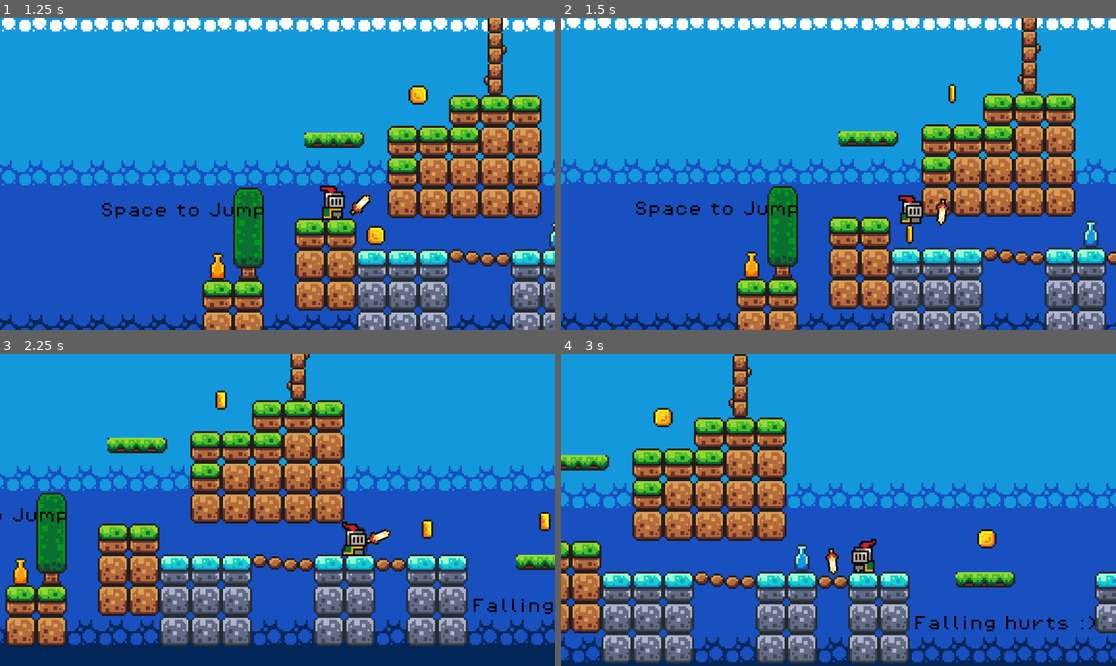
Above: before the commit, frames 1-4 (two rows, left to right).
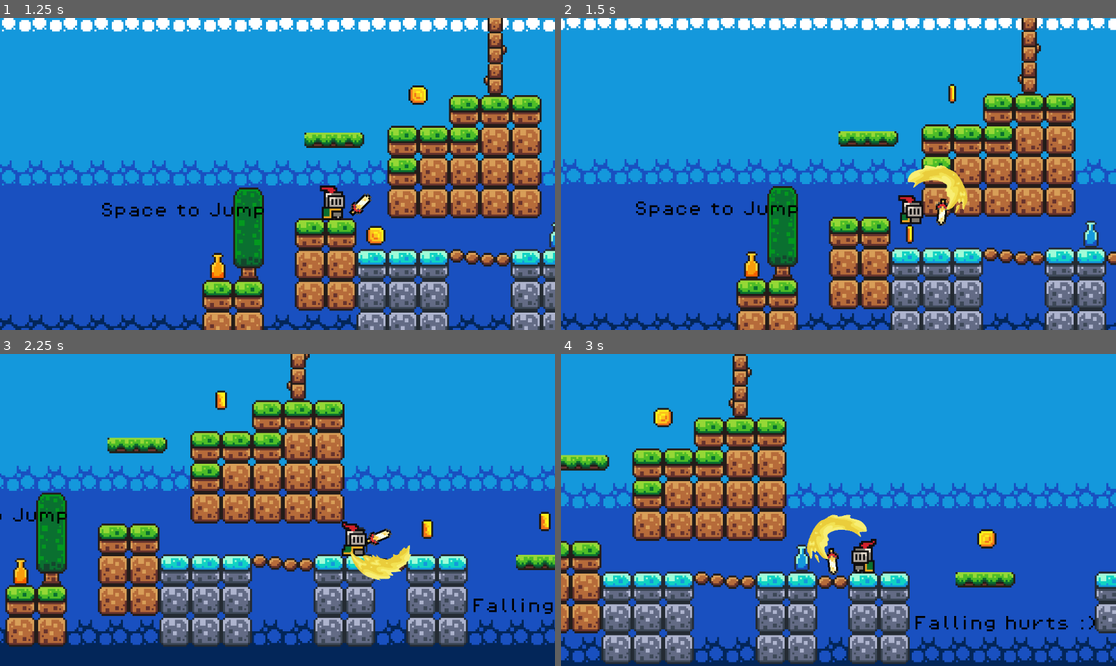
Above: after the commit, the same moments.

Repository: Tobyjcode/BrokeKnightGame
Game: Godot game, scene res://scenes/main_menu.tscn
Two runs of this game, one before a commit and one after it. Both use one fixed random seed, a clock stepped at 60 frames per second and the inputs below.
Inputs:
- Up to frame 1 (1.25 s): click "Start Game" at 0.5 s
- Up to frame 2 (1.5 s): tap Enter (ui_accept) at 1.25 s; hold Right (move_right) from 1.28 s (still down); hold E (attack) from 1.28 s (still down)
- Up to frame 3 (2.25 s): keep holding Right (move_right); tap Space (jump) at 1.52 s; release E (attack) at 2.03 s; tap E (attack) at 2.1 s
- Up to frame 4 (3 s): tap Space (jump) at 2.27 s; release Right (move_right) at 2.78 s; hold Left (move_left) from 2.78 s (still down); hold E (attack) from 2.78 s (still down); tap Shift (shift) at 2.85 s

Frame 1 is identical in both runs. In frame 2, 0.7% of the frame differs, in the area x 62-74%, y 47-63%; in frame 3, 0.6%; in frame 4, 0.7%, in the area x 44-56%, y 51-68%.

Commit message:
- Added a slash sprite to the weapon for visual feedback during attacks. - Did so when you use the weapon slash effect sprite gets shown

Diff:
--- a/weapon.gd
+++ b/weapon.gd
@@ -2,6 +2,7 @@
 
 @onready var sprite = $Sprite2D
 @onready var animation_player = $AnimationPlayer
+@onready var slash_sprite = $SlashSprite
 
 var is_attacking = false
 var attack_cooldown = 0.2
@@ -10,12 +11,15 @@
 func _ready():
 	# Initialize at reset position
 	animation_player.play("RESET")
+	# Hide slash sprite initially
+	if slash_sprite:
+		slash_sprite.hide()
 
 func _process(_delta):
 	if Input.is_action_just_pressed("attack"):
 		attack()
 
-	# Update weapon direction based on player direction
+	# Update weapon and slash effect direction based on player direction
 	var parent = get_parent()
 	if parent and parent.has_method("is_player"):
 		if parent.animated_sprite.flip_h:
@@ -25,16 +29,33 @@
 			scale.x = 1   # Normal scale when player faces right
 			position.x = 8  # Hold on right side
 
+	# Update slash effect position during attack
+	if is_attacking and slash_sprite:
+		slash_sprite.rotation = sprite.rotation
+
 func attack():
 	if can_attack and not is_attacking:
 		is_attacking = true
 		can_attack = false
 
-		# Play the attack animation
+		# Show and start slash effect
+		if slash_sprite:
+			slash_sprite.show()
+			slash_sprite.play("slash")
+			# Make slash follow sword rotation
+			slash_sprite.rotation = sprite.rotation
+
+		# Play the weapon attack animation
 		animation_player.stop()
 		animation_player.play("attack")
 
+		# Wait for animation to finish
 		await animation_player.animation_finished
+
+		# Hide slash effect
+		if slash_sprite:
+			slash_sprite.hide()
+
 		is_attacking = false
 		await get_tree().create_timer(attack_cooldown).timeout
 		can_attack = true
--- a/weapon.tscn
+++ b/weapon.tscn
@@ -1,7 +1,17 @@
-[gd_scene load_steps=6 format=3 uid="uid://km4ydhittnex"]
+[gd_scene load_steps=17 format=3 uid="uid://km4ydhittnex"]
 
 [ext_resource type="Script" uid="uid://dskbueqxpgqww" path="res://weapon.gd" id="1_0t63x"]
 [ext_resource type="Texture2D" uid="uid://boflcqwqv5ybr" path="res://toby_platformer_assets/medieval-fantasy-1/medieval-fantasy-1/items/weapon/3.png" id="1_o2wld"]
+[ext_resource type="Texture2D" uid="uid://yvvx5xuq5rmg" path="res://toby_platformer_assets/PNG/3/1.png" id="3_j5syt"]
+[ext_resource type="Texture2D" uid="uid://cmckchthp2w3m" path="res://toby_platformer_assets/PNG/3/2.png" id="4_ff8w7"]
+[ext_resource type="Texture2D" uid="uid://blkdj8a4qmf3n" path="res://toby_platformer_assets/PNG/3/3.png" id="5_khggt"]
+[ext_resource type="Texture2D" uid="uid://bcwp8xci5ni1q" path="res://toby_platformer_assets/PNG/3/4.png" id="6_7e2dh"]
+[ext_resource type="Texture2D" uid="uid://dhk7wfuh78jbq" path="res://toby_platformer_assets/PNG/3/5.png" id="7_5yrxi"]
+[ext_resource type="Texture2D" uid="uid://dshosjruphpsh" path="res://toby_platformer_assets/PNG/3/6.png" id="8_ysmu5"]
+[ext_resource type="Texture2D" uid="uid://bxrbow0t88q6d" path="res://toby_platformer_assets/PNG/3/7.png" id="9_da8hw"]
+[ext_resource type="Texture2D" uid="uid://vohvtoxsyets" path="res://toby_platformer_assets/PNG/3/8.png" id="10_w1fqq"]
+[ext_resource type="Texture2D" uid="uid://c1npcel4s7w52" path="res://toby_platformer_assets/PNG/3/9.png" id="11_ui2p7"]
+[ext_resource type="Texture2D" uid="uid://bkqxtryt4dl1e" path="res://toby_platformer_assets/PNG/3/10.png" id="12_l6bnc"]
 
 [sub_resource type="Animation" id="Animation_reset"]
 length = 0.001
@@ -64,6 +74,44 @@
 &"attack": SubResource("Animation_attack")
 }
 
+[sub_resource type="SpriteFrames" id="SpriteFrames_yl3nb"]
+animations = [{
+"frames": [{
+"duration": 1.0,
+"texture": ExtResource("3_j5syt")
+}, {
+"duration": 1.0,
+"texture": ExtResource("4_ff8w7")
+}, {
+"duration": 1.0,
+"texture": ExtResource("5_khggt")
+}, {
+"duration": 1.0,
+"texture": ExtResource("6_7e2dh")
+}, {
+"duration": 1.0,
+"texture": ExtResource("7_5yrxi")
+}, {
+"duration": 1.0,
+"texture": ExtResource("8_ysmu5")
+}, {
+"duration": 1.0,
+"texture": ExtResource("9_da8hw")
+}, {
+"duration": 1.0,
+"texture": ExtResource("10_w1fqq")
+}, {
+"duration": 1.0,
+"texture": ExtResource("11_ui2p7")
+}, {
+"duration": 1.0,
+"texture": ExtResource("12_l6bnc")
+}],
+"loop": false,
+"name": &"slash",
+"speed": 20.0
+}]
+
 [node name="Weapon" type="Node2D"]
 position = Vector2(0, 2)
 script = ExtResource("1_0t63x")
@@ -77,3 +125,12 @@
 libraries = {
 &"": SubResource("AnimationLibrary_xyz")
 }
+
+[node name="SlashSprite" type="AnimatedSprite2D" parent="."]
+position = Vector2(4, -12)
+rotation = 6.28319
+scale = Vector2(0.126008, 0.123537)
+sprite_frames = SubResource("SpriteFrames_yl3nb")
+animation = &"slash"
+frame = 9
+frame_progress = 1.0
